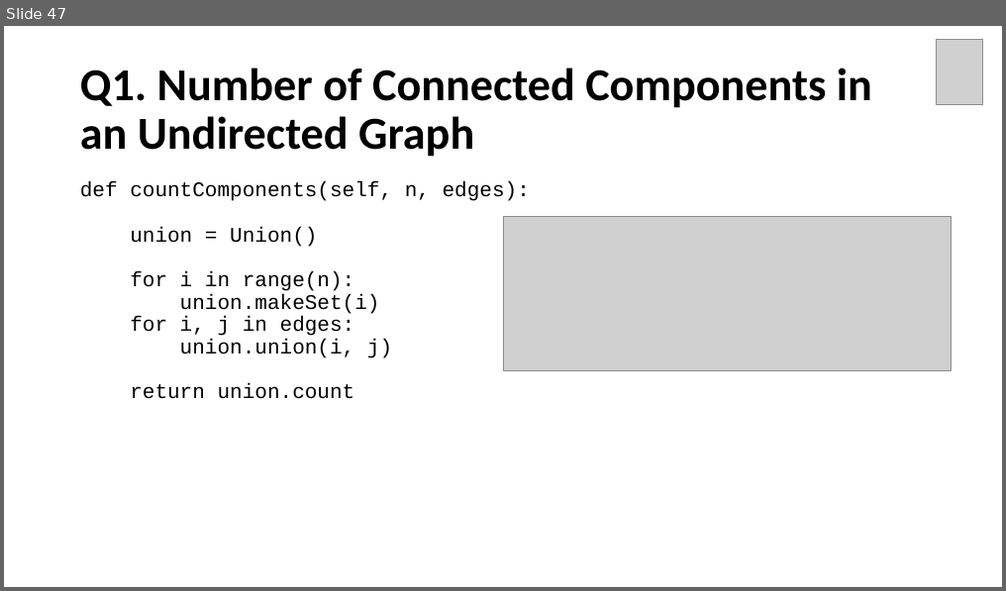
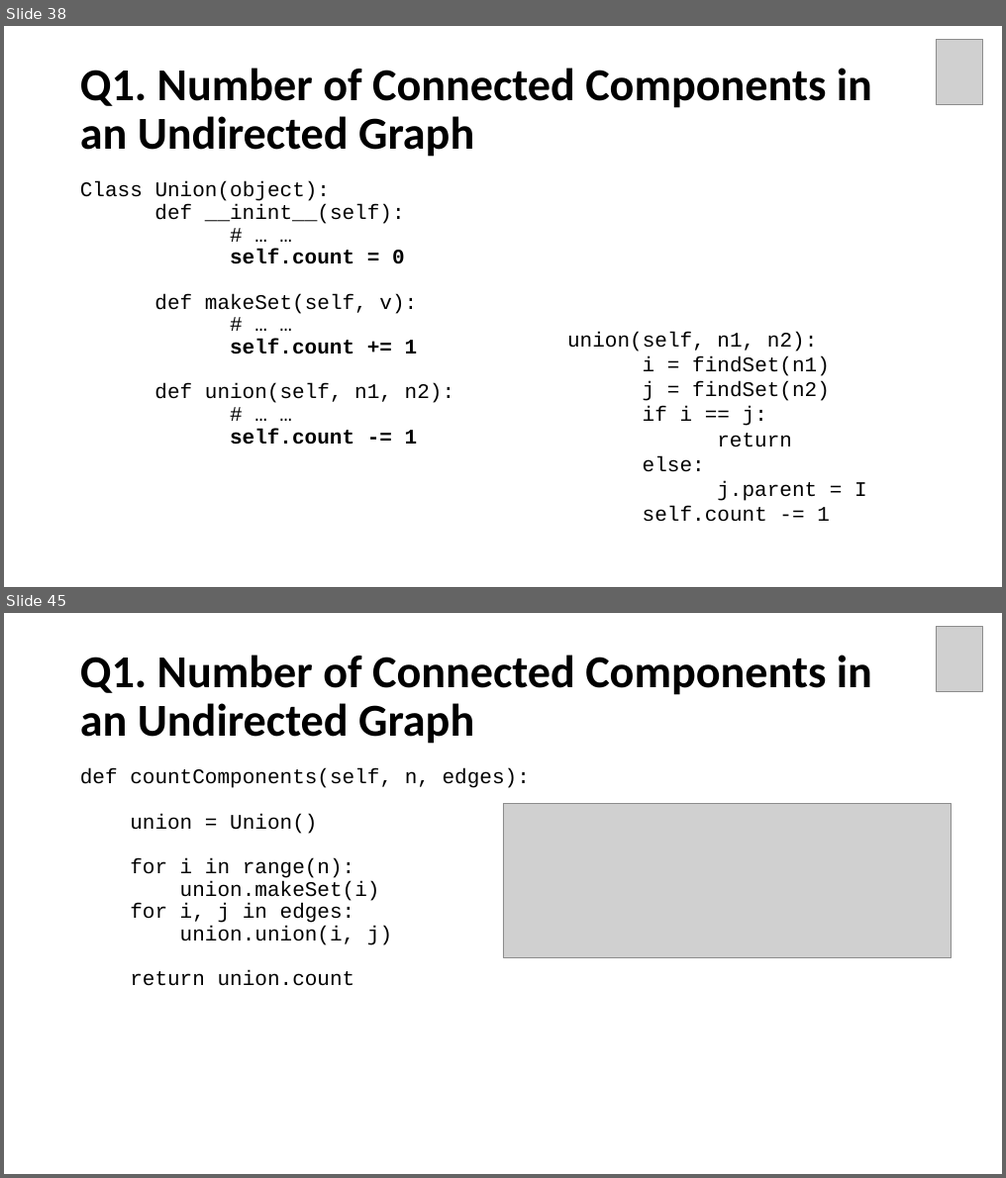
Before and after one commit to Neo-Hao/union-find, a slide deck: slides.pptx. Shown one above the other, each under a label of ours: slide 47 before the commit, slides 38 and 45 after it; the slides between them are not shown. The pictures are 1006x591 and 1006x1178 pixels, drawn with LibreOffice and Linux fonts; fonts in the diff are those of the drawing; grey boxes stand for pictures. Boxes give left, top, right and bottom in pixels: in the first picture for what was removed or moved away, otherwise in the second. Text is boxed around its words. In the diff, an @@ line names an element or a change of style, - is before the commit and + after.

```diff
--- a/slides.pptx
+++ b/slides.pptx
@@ slide 38 added at (4,26,1002,587), background #FFFFFF @@
@@ picture added at (936,39,982,104) @@
@@ title added at (80,68,872,157), 44 pt, text #000000, bold @@
+Q1. Number of Connected Components in an Undirected Graph
@@ text added at (80,181,454,445), 20 pt, text #000000 @@
+Class Union(object):
+def __inint__(self):
+# … …
+self.count = 0
+def makeSet(self, v):
+# … …
+self.count += 1
+def union(self, n1, n2):
+# … …
+self.count -= 1
@@ text added at (567,332,867,522), 20 pt, text #000000 @@
+union(self, n1, n2):
+i = findSet(n1)
+j = findSet(n2)
+if i == j:
+return
+else:
+j.parent = I
+self.count -= 1
@@ what was slide 47 is now slide 45 @@
```
Also in this commit, not shown: 10 slides changed, 1 other slide added, 6 slides removed, 7 other files.
